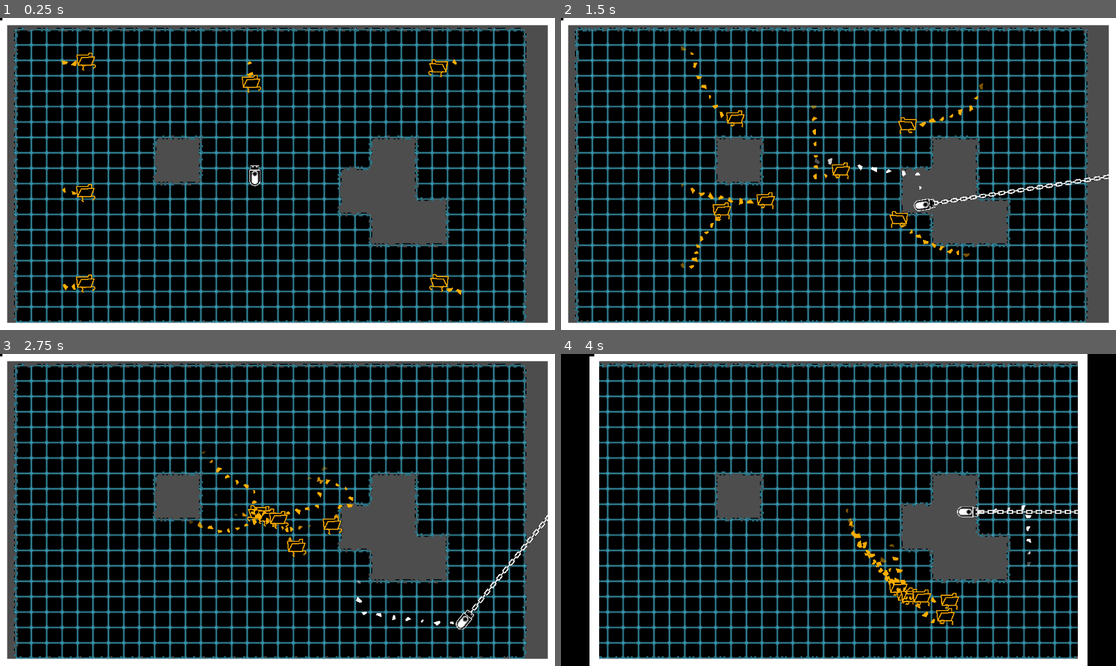
Above: before the commit, frames 1-4 (two rows, left to right).
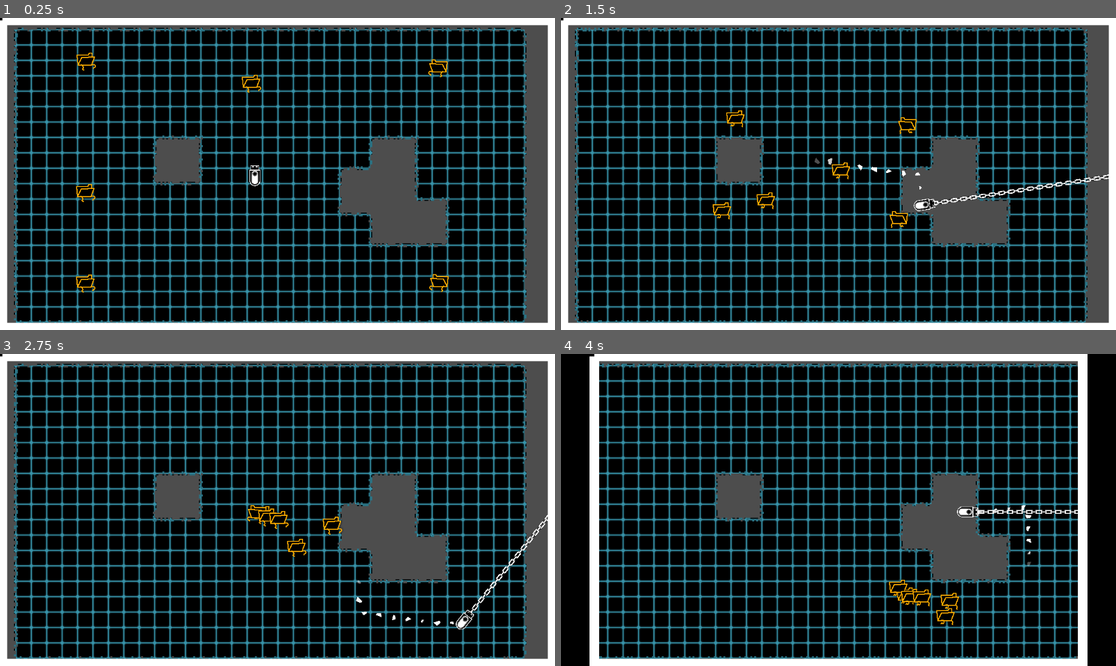
Above: after the commit, the same moments.

Repository: SomeSortOfSam/Hardest_Drive
Game: Godot game, scene res://scenes/gamplay.tscn
The game is run twice, just before and just after one commit, with the same random seed, the same clock (stepped at 60 frames per second) and the same inputs.
Inputs (mouse positions are in pixels of both pictures, inside the frame that each line leads up to):
- Up to frame 1 (0.25 s): no input
- Up to frame 2 (1.5 s): move the mouse to (960, 158) at 0.52 s; hold D (player_right) 0.53-1.28 s; click (960, 158) at 0.67 s; move the mouse to (727, 189) at 1.27 s; hold S (player_down) from 1.28 s (still down)
- Up to frame 3 (2.75 s): move the mouse to (333, 441) at 2.02 s; release S (player_down) at 2.03 s; hold D (player_right) from 2.03 s (still down)
- Up to frame 4 (4 s): move the mouse to (810, 572) at 2.77 s; release D (player_right) at 2.78 s; hold W (player_up) 2.78-3.53 s; click (810, 572) at 2.92 s; move the mouse to (1005, 556) at 3.52 s; hold A (player_left) from 3.53 s (still down)

The runs differ from the first frame. In frame 1, 0.1% of the frame differs, in the area x 11-84%, y 13-89%; in frame 2, 0.5%, in the area x 21-77%, y 8-81%; in frame 3, 0.4%; in frame 4, 0.4%.

Commit message:
fixed enemy?

Diff:
--- a/scenes/enemy.tscn
+++ b/scenes/enemy.tscn
@@ -58,23 +58,6 @@
 [sub_resource type="RectangleShape2D" id="RectangleShape2D_2678v"]
 size = Vector2(32, 32)
 
-[sub_resource type="Animation" id="Animation_202rd"]
-resource_name = "Run"
-length = 0.6
-loop_mode = 1
-tracks/0/type = "value"
-tracks/0/imported = false
-tracks/0/enabled = true
-tracks/0/path = NodePath("Sprite2D:frame")
-tracks/0/interp = 1
-tracks/0/loop_wrap = true
-tracks/0/keys = {
-"times": PackedFloat32Array(0, 0.1, 0.2, 0.3, 0.4, 0.5, 0.6),
-"transitions": PackedFloat32Array(1, 1, 1, 1, 1, 1, 1),
-"update": 1,
-"values": [0, 1, 2, 3, 4, 5, 5]
-}
-
 [sub_resource type="Animation" id="Animation_lpiui"]
 resource_name = "Destroy"
 tracks/0/type = "value"
@@ -114,6 +97,23 @@
 "values": [Color(1, 1, 1, 1), Color(1, 1, 1, 0)]
 }
 
+[sub_resource type="Animation" id="Animation_202rd"]
+resource_name = "Run"
+length = 0.6
+loop_mode = 1
+tracks/0/type = "value"
+tracks/0/imported = false
+tracks/0/enabled = true
+tracks/0/path = NodePath("Sprite2D:frame")
+tracks/0/interp = 1
+tracks/0/loop_wrap = true
+tracks/0/keys = {
+"times": PackedFloat32Array(0, 0.1, 0.2, 0.3, 0.4, 0.5, 0.6),
+"transitions": PackedFloat32Array(1, 1, 1, 1, 1, 1, 1),
+"update": 1,
+"values": [0, 1, 2, 3, 4, 5, 5]
+}
+
 [sub_resource type="AnimationLibrary" id="AnimationLibrary_tcx8n"]
 _data = {
 "Destroy": SubResource("Animation_lpiui"),
@@ -128,6 +128,7 @@
 
 [node name="WalkDust" type="GPUParticles2D" parent="."]
 position = Vector2(0, 9)
+emitting = false
 amount = 10
 process_material = SubResource("ParticleProcessMaterial_cdaia")
 texture = ExtResource("2_enmir")
